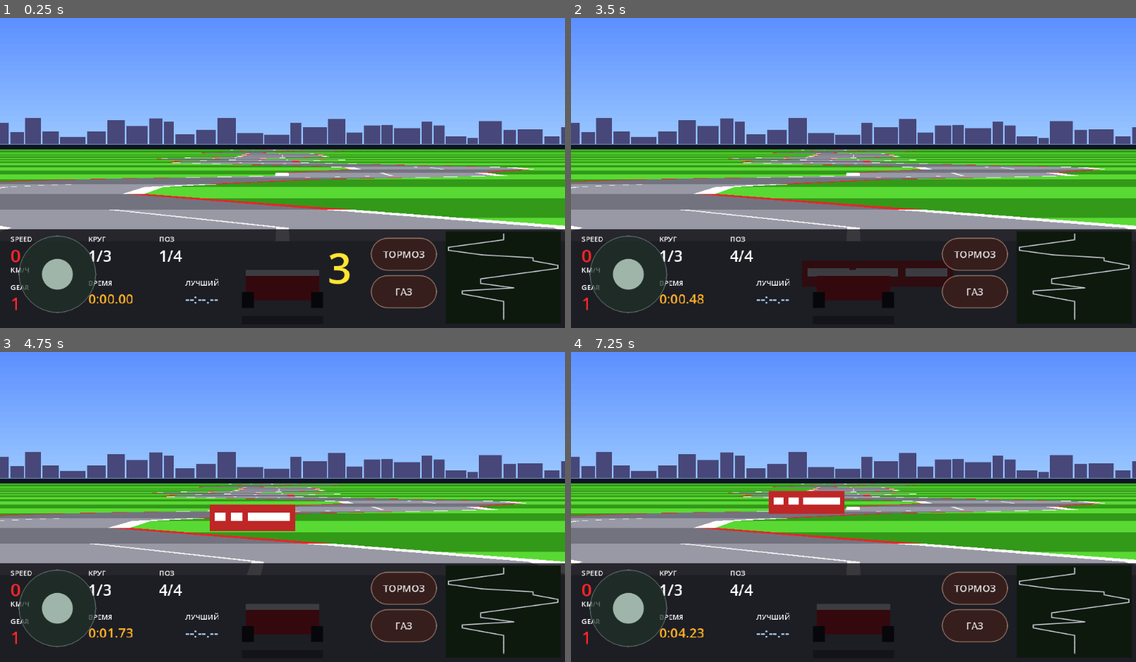
Above: before the commit, frames 1-4 (two rows, left to right).
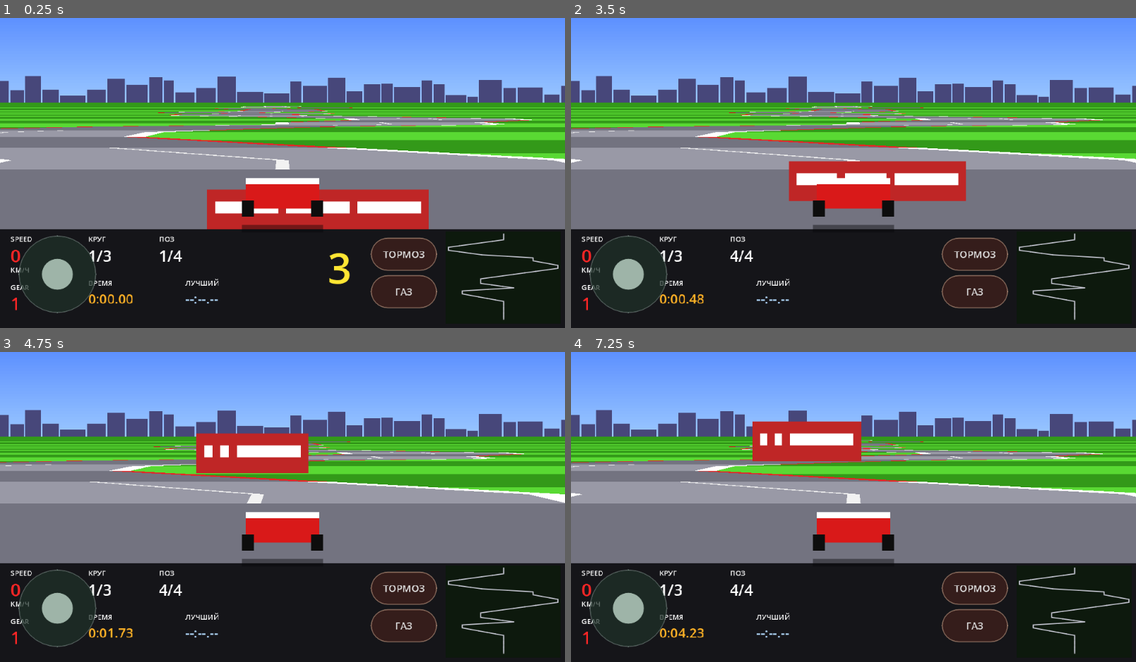
Above: after the commit, the same moments.

Repository: masterofmagic234/Arkon
Game: Godot game, scene res://scenes/level2_pseudo3d.tscn
The game is run twice, just before and just after one commit, with the same random seed, the same clock (stepped at 60 frames per second) and the same inputs. This scene is started directly instead of the project's main scene.
Inputs (mouse positions are in pixels of both pictures, inside the frame that each line leads up to):
- Up to frame 1 (0.25 s): no input
- Up to frame 2 (3.5 s): click "ТОРМОЗ" at 0.5 s; click "ГАЗ" at 1.25 s; tap Enter at 2 s; move the mouse to (977, 154) at 2.02 s; hold D (race_right) 2.03-2.75 s; click (977, 154) at 2.17 s; tap Space at 2.75 s; drag from (740, 185) to (825, 231) at 2.77 s
- Up to frame 3 (4.75 s): move the mouse to (339, 432) at 3.52 s; hold D (race_right) 3.53-4.25 s; drag from (254, 565) to (113, 457) at 4.27 s
- Up to frame 4 (7.25 s): move the mouse to (1023, 550) at 5.02 s; hold A (race_left) 5.03-5.75 s; drag from (684, 457) to (768, 423) at 5.77 s; move the mouse to (881, 503) at 6.52 s; hold S (race_brake) from 6.53 s (still down); click (881, 503) at 6.67 s

The runs differ from the first frame. In frame 1, 44% of the frame differs, in the area x 0-100%, y 18-92%; in frame 2, 45%; in frame 3, 43%; in frame 4, 44%.
Error in both runs: Invalid access to property or key 'world_x' on a base object of type 'RefCounted (race_ai_controller.gd)'. (res://scripts/race_minimap_nes.gd:43)

Commit message:
Refine Level 2 pseudo-3D track projection

Diff:
--- a/scripts/race_renderer_pseudo3d.gd
+++ b/scripts/race_renderer_pseudo3d.gd
@@ -1,7 +1,4 @@
 extends Node2D
-
-# Level 2 — ACORN GRAND PRIX.
-# Pseudo-3D renderer: connected perspective road slices, NES-style cars and scenery.
 
 const CAMERA_DEPTH: float = 0.84
 const CAMERA_BEHIND: float = 6.0
@@ -28,10 +25,17 @@
 var track_pattern: Array = []
 var track_x: PackedFloat32Array = PackedFloat32Array()
 var track_size: int = 0
-var _draw_logged := false
+
+var ssx := PackedFloat32Array()
+var ssy := PackedFloat32Array()
+var shw := PackedFloat32Array()
+var sidx := PackedInt32Array()
 
 func _ready() -> void:
-    print("LEVEL2 RENDERER READY: viewport=", get_viewport_rect().size)
+    ssx.resize(FAR_SEGMENTS)
+    ssy.resize(FAR_SEGMENTS)
+    shw.resize(FAR_SEGMENTS)
+    sidx.resize(FAR_SEGMENTS)
     queue_redraw()
 
 func bind(state, player_ref, ais_ref: Array, pattern: Array, tx: PackedFloat32Array) -> void:
@@ -41,40 +45,34 @@
     track_pattern = pattern
     track_x = tx
     track_size = pattern.size()
-    print("LEVEL2 RENDERER BIND: track_size=", track_size, " player=", player_car != null, " state=", race_state != null)
     queue_redraw()
 
 func _process(_delta: float) -> void:
     queue_redraw()
 
 func _draw() -> void:
+    if race_state == null or player_car == null or track_size == 0 or track_x.is_empty():
+        return
+
     var vp: Vector2 = get_viewport_rect().size
     var w: float = vp.x
-    var h: float = vp.y
-
-    if not _draw_logged:
-        _draw_logged = true
-        print("LEVEL2 RENDERER DRAW: viewport=", vp, " track_size=", track_size, " bound=", race_state != null and player_car != null)
-
-    draw_rect(Rect2(0, 0, w, h), Color(0.06, 0.08, 0.14), true)
-    _draw_sky(w, h * HORIZON_FRACTION)
-
-    if race_state == null or player_car == null or track_size == 0 or track_x.is_empty():
-        return
-
-    var horizon_y: float = h * HORIZON_FRACTION
-    _draw_road(w, h, horizon_y)
-    _draw_ai_cars(w, h, horizon_y)
-    _draw_player_car(w, h)
+    # TODO: В будущем получать эту границу динамически от UI-слоя.
+    var draw_h: float = 496.0
+    var horizon_y: float = draw_h * HORIZON_FRACTION
+
+    _draw_sky(w, horizon_y)
+    _draw_road(w, draw_h, horizon_y)
+    _draw_ai_cars(w, draw_h, horizon_y)
+    _draw_player_car(w, draw_h)
 
 func _draw_sky(w: float, horizon_y: float) -> void:
-    const STRIPS := 24
-    for i in STRIPS:
+    const STRIPS: int = 32
+    for i in range(STRIPS):
         var t: float = float(i) / float(STRIPS - 1)
         var c: Color = COL_SKY_TOP.lerp(COL_SKY_BOTTOM, t)
         var y0: float = horizon_y * float(i) / float(STRIPS)
         var y1: float = horizon_y * float(i + 1) / float(STRIPS)
-        draw_rect(Rect2(0, y0, w, y1 - y0 + 1.0), c, true)
+        draw_rect(Rect2(0.0, y0, w, y1 - y0 + 1.0), c, true)
 
     var seed_value: int = 7717
     var x: float = -10.0
@@ -86,49 +84,49 @@
         x += bw + 3.0
 
 func _draw_road(w: float, h: float, horizon_y: float) -> void:
-    var cam_seg: int = clampi(player_car.segment_index, 0, track_size - 1)
+    var cam_seg: int = player_car.segment_index % track_size
     var cam_progress: float = clampf(player_car.segment_progress, 0.0, 0.9999)
-    var cam_world_x: float = player_car.world_x
     var half_w: float = w * 0.5
-    var track_span: float = track_x[track_size - 1]
-
-    var ssx := PackedFloat32Array()
-    var ssy := PackedFloat32Array()
-    var shw := PackedFloat32Array()
-    var sidx := PackedInt32Array()
-    ssx.resize(FAR_SEGMENTS)
-    ssy.resize(FAR_SEGMENTS)
-    shw.resize(FAR_SEGMENTS)
-    sidx.resize(FAR_SEGMENTS)
-
-    for i in FAR_SEGMENTS:
+
+    # world_x is lateral position; add the player's lap to obtain an unwrapped
+    # longitudinal track coordinate for the perspective camera.
+    var track_total_x: float = track_x[track_size - 1]
+    var cam_track_x: float = track_x[cam_seg] + float(player_car.lap) * track_total_x
+    var cam_world_x: float = cam_track_x + (player_car.world_x - track_x[cam_seg])
+
+    for i in range(FAR_SEGMENTS):
         var idx: int = (cam_seg + i) % track_size
         var dz: float = (float(i) - cam_progress) * SEGMENT_WORLD_LEN + CAMERA_BEHIND
-        if dz < 1.0:
-            dz = 1.0
+        dz = maxf(1.0, dz)
 
         var scale: float = CAMERA_DEPTH / dz
         var seg_world_x: float = track_x[idx]
+
+        var lap_offset: int = player_car.lap
         if idx < cam_seg:
-            seg_world_x += track_span
+            lap_offset += 1
+        seg_world_x += float(lap_offset) * track_total_x
 
         var rel_x: float = seg_world_x - cam_world_x
+
         ssx[i] = half_w + scale * rel_x * half_w
         ssy[i] = horizon_y + (h - horizon_y) * CAMERA_BEHIND / dz
         shw[i] = scale * ROAD_WORLD_WIDTH * 0.5 * w * ROAD_SCREEN_SCALE
         sidx[i] = idx
 
-    # Grass backdrop follows the same perspective depth as the road.
     var prev_y: float = h
-    for i in FAR_SEGMENTS:
+    for i in range(FAR_SEGMENTS):
         var sy: float = ssy[i]
         if prev_y > sy:
             var dark: bool = (sidx[i] / 3) % 2 == 0
-            draw_rect(Rect2(0.0, sy, w, prev_y - sy), COL_GRASS_DARK if dark else COL_GRASS_LIGHT, true)
+            var grass_col: Color = COL_GRASS_DARK if dark else COL_GRASS_LIGHT
+            draw_rect(Rect2(0.0, sy, w, prev_y - sy), grass_col, true)
         prev_y = sy
 
-    # Connected road quads: no independent strips, so the road reads as one surface.
-    for i in range(FAR_SEGMENTS - 1):
+    if prev_y > horizon_y:
+        draw_rect(Rect2(0.0, horizon_y, w, prev_y - horizon_y), COL_GRASS_DARK, true)
+
+    for i in range(FAR_SEGMENTS - 2, -1, -1):
         if ssy[i] <= ssy[i + 1]:
             continue
 
@@ -136,110 +134,79 @@
         var r0 := Vector2(ssx[i] + shw[i], ssy[i])
         var l1 := Vector2(ssx[i + 1] - shw[i + 1], ssy[i + 1])
         var r1 := Vector2(ssx[i + 1] + shw[i + 1], ssy[i + 1])
+
         var dark: bool = (sidx[i] / 3) % 2 == 0
-
-        draw_colored_polygon(
-            PackedVector2Array([l0, r0, r1, l1]),
-            COL_ROAD_DARK if dark else COL_ROAD_LIGHT
-        )
-
-        var rumble_w0: float = maxf(2.0, shw[i] * 0.12)
-        var rumble_w1: float = maxf(2.0, shw[i + 1] * 0.12)
-        var rumble_col: Color = COL_RUMBLE_DARK if dark else COL_RUMBLE_LIGHT
-
-        draw_colored_polygon(
-            PackedVector2Array([
-                l0, Vector2(l0.x + rumble_w0, l0.y),
-                Vector2(l1.x + rumble_w1, l1.y), l1
-            ]),
-            rumble_col
-        )
-        draw_colored_polygon(
-            PackedVector2Array([
-                Vector2(r0.x - rumble_w0, r0.y), r0,
-                r1, Vector2(r1.x - rumble_w1, r1.y)
-            ]),
-            rumble_col
-        )
+        var road_col: Color = COL_ROAD_DARK if dark else COL_ROAD_LIGHT
+        draw_colored_polygon(PackedVector2Array([l0, r0, r1, l1]), road_col)
+
+        var rw0: float = maxf(2.0, shw[i] * 0.12)
+        var rw1: float = maxf(2.0, shw[i + 1] * 0.12)
+        var rumb_col: Color = COL_RUMBLE_DARK if dark else COL_RUMBLE_LIGHT
+
+        draw_colored_polygon(PackedVector2Array([
+            l0, Vector2(l0.x + rw0, l0.y),
+            Vector2(l1.x + rw1, l1.y), l1
+        ]), rumb_col)
+
+        draw_colored_polygon(PackedVector2Array([
+            Vector2(r0.x - rw0, r0.y), r0,
+            r1, Vector2(r1.x - rw1, r1.y)
+        ]), rumb_col)
 
         if not dark:
-            var lane_w0: float = maxf(2.0, shw[i] * 0.04)
-            var lane_w1: float = maxf(2.0, shw[i + 1] * 0.04)
+            var lw0: float = maxf(2.0, shw[i] * 0.04)
+            var lw1: float = maxf(2.0, shw[i + 1] * 0.04)
             var cx0: float = ssx[i]
             var cx1: float = ssx[i + 1]
-            draw_colored_polygon(
-                PackedVector2Array([
-                    Vector2(cx0 - lane_w0 * 0.5, ssy[i]),
-                    Vector2(cx0 + lane_w0 * 0.5, ssy[i]),
-                    Vector2(cx1 + lane_w1 * 0.5, ssy[i + 1]),
-                    Vector2(cx1 - lane_w1 * 0.5, ssy[i + 1])
-                ]),
-                COL_LANE
-            )
+
+            draw_colored_polygon(PackedVector2Array([
+                Vector2(cx0 - lw0 * 0.5, ssy[i]),
+                Vector2(cx0 + lw0 * 0.5, ssy[i]),
+                Vector2(cx1 + lw1 * 0.5, ssy[i + 1]),
+                Vector2(cx1 - lw1 * 0.5, ssy[i + 1])
+            ]), COL_LANE)
 
 func _draw_ai_cars(w: float, h: float, horizon_y: float) -> void:
-    var player_progress: float = player_car.progress(track_size)
+    if player_car == null:
+        return
+
+    var p_prog: float = player_car.progress(track_size)
+    var cam_x: float = player_car.world_x
 
     for ai_controller in ai_cars:
         if ai_controller == null or ai_controller.car == null:
             continue
 
         var ai = ai_controller.car
-        var relative_progress: float = ai.progress(track_size) - player_progress
-        var dz: float = relative_progress * SEGMENT_WORLD_LEN
-
-        if dz < 0.8 or dz > 60.0:
-            continue
-
-        var scale: float = CAMERA_DEPTH / (dz + CAMERA_BEHIND)
-        var sx: float = w * 0.5 + scale * (ai.world_x - player_car.world_x) * w * 0.5
-        var sy: float = horizon_y + (h - horizon_y) * CAMERA_BEHIND / (dz + CAMERA_BEHIND)
-
-        if sy < horizon_y or sx < -160.0 or sx > w + 160.0:
-            continue
-
-        var car_w: float = clampf(scale * 6.0 * w * 0.5, 6.0, 120.0)
+        var ai_prog: float = ai.progress(track_size)
+        var delta_segments: float = ai_prog - p_prog
+
+        if delta_segments < -1.0 or delta_segments > float(FAR_SEGMENTS - 2):
+            continue
+
+        var dz: float = delta_segments * SEGMENT_WORLD_LEN + CAMERA_BEHIND
+        dz = maxf(1.0, dz)
+
+        var scale: float = CAMERA_DEPTH / dz
+        var sx: float = w * 0.5 + scale * (ai.world_x - cam_x) * w * 0.5
+        var sy: float = horizon_y + (h - horizon_y) * CAMERA_BEHIND / dz
+
+        if sy < horizon_y or sy > h:
+            continue
+
+        var car_w: float = clampf(scale * ROAD_WORLD_WIDTH * w * 0.6, 6.0, 180.0)
         var car_h: float = car_w * 0.5
-
-        draw_rect(
-            Rect2(sx - car_w * 0.5, sy - car_h, car_w, car_h),
-            Color(0.75, 0.15, 0.15),
-            true
-        )
-        draw_rect(
-            Rect2(sx - car_w * 0.4, sy - car_h * 0.7, car_w * 0.8, car_h * 0.3),
-            Color(1.0, 1.0, 1.0),
-            true
-        )
+        draw_rect(Rect2(sx - car_w * 0.5, sy - car_h, car_w, car_h), Color(0.75, 0.15, 0.15), true)
+        draw_rect(Rect2(sx - car_w * 0.4, sy - car_h * 0.7, car_w * 0.8, car_h * 0.3), Color(1.0, 1.0, 1.0), true)
 
 func _draw_player_car(w: float, h: float) -> void:
-    var base_y: float = h * 0.95
+    var base_y: float = h * 0.96
     var car_w: float = w * 0.13
     var car_h: float = car_w * 0.55
     var cx: float = w * 0.5 + player_car.steer_in * w * 0.03
 
-    draw_rect(
-        Rect2(cx - car_w * 0.55, base_y + car_h * 0.1, car_w * 1.1, car_h * 0.2),
-        Color(0, 0, 0, 0.4),
-        true
-    )
-    draw_rect(
-        Rect2(cx - car_w * 0.5, base_y - car_h, car_w, car_h * 0.7),
-        Color(0.85, 0.1, 0.1),
-        true
-    )
-    draw_rect(
-        Rect2(cx - car_w * 0.5, base_y - car_h * 1.05, car_w, car_h * 0.15),
-        Color(1, 1, 1),
-        true
-    )
-    draw_rect(
-        Rect2(cx - car_w * 0.55, base_y - car_h * 0.5, car_w * 0.16, car_h * 0.4),
-        Color(0.05, 0.05, 0.05),
-        true
-    )
-    draw_rect(
-        Rect2(cx + car_w * 0.39, base_y - car_h * 0.5, car_w * 0.16, car_h * 0.4),
-        Color(0.05, 0.05, 0.05),
-        true
-    )
+    draw_rect(Rect2(cx - car_w * 0.55, base_y + car_h * 0.1, car_w * 1.1, car_h * 0.2), Color(0, 0, 0, 0.4), true)
+    draw_rect(Rect2(cx - car_w * 0.5, base_y - car_h, car_w, car_h * 0.7), Color(0.85, 0.1, 0.1), true)
+    draw_rect(Rect2(cx - car_w * 0.5, base_y - car_h * 1.05, car_w, car_h * 0.15), Color(1, 1, 1), true)
+    draw_rect(Rect2(cx - car_w * 0.55, base_y - car_h * 0.5, car_w * 0.16, car_h * 0.4), Color(0.05, 0.05, 0.05), true)
+    draw_rect(Rect2(cx + car_w * 0.39, base_y - car_h * 0.5, car_w * 0.16, car_h * 0.4), Color(0.05, 0.05, 0.05), true)
